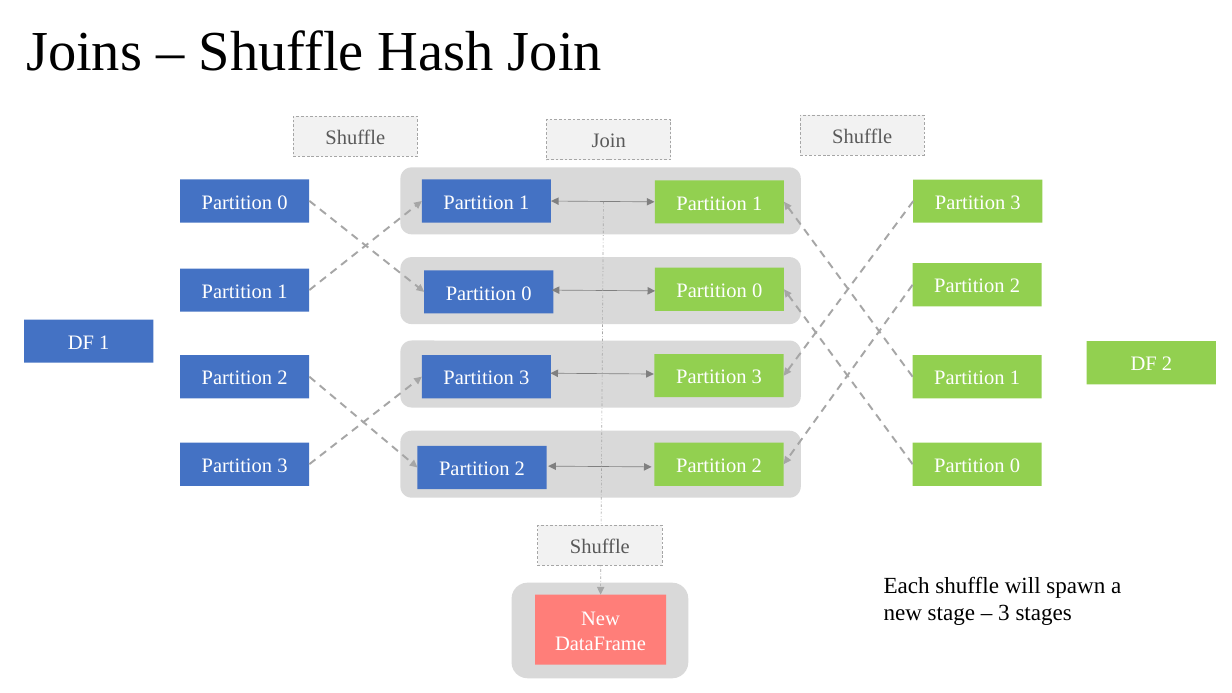
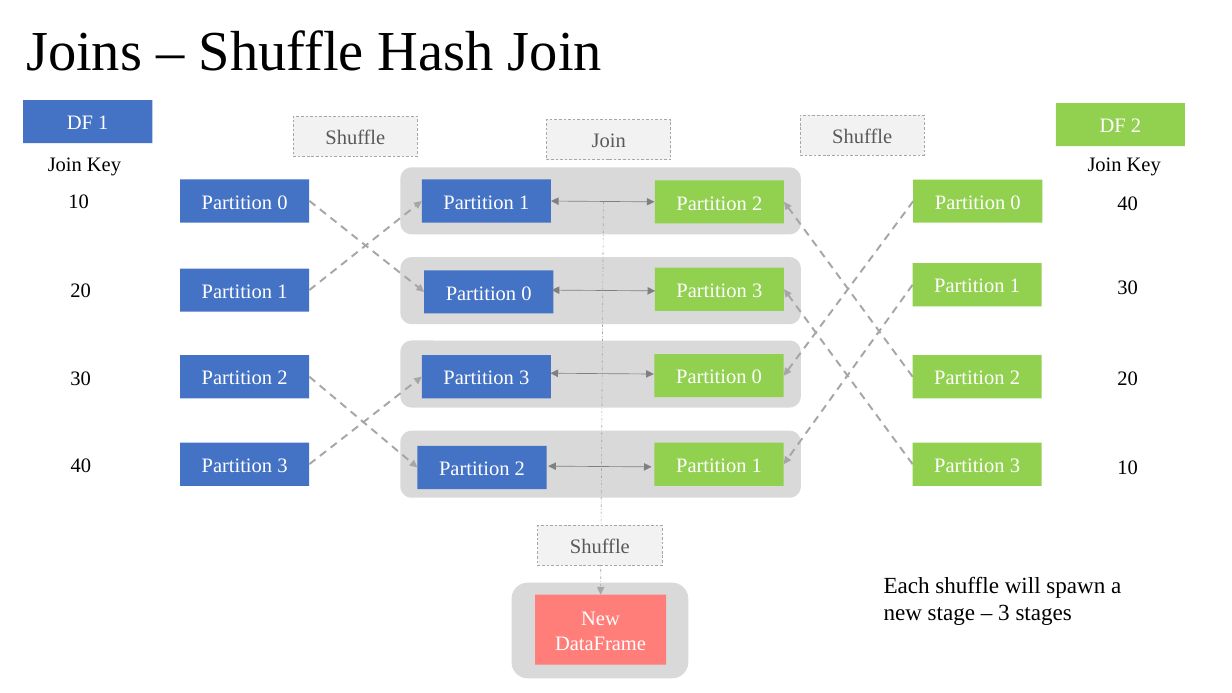
Before and after one commit to deep-cloud2208/PySparkCodes, a slide deck: slide 7 of Partitioning & SparkContext.pptx. Drawn at 1232x693 pixels with LibreOffice and Linux fonts; fonts in the diff are those of the drawing. Boxes give left, top, right and bottom in pixels: in the first picture for what was removed or moved away, otherwise in the second. Text is boxed around its words. In the diff, an @@ line names an element or a change of style, - is before the commit and + after.

```diff
--- a/Partitioning & SparkContext.pptx
+++ b/Partitioning & SparkContext.pptx
@@ rectangle "DF 1": place and size @@
-rectangle "DF 1" at bbox=[24, 320, 153, 363]
+rectangle "DF 1" at bbox=[23, 100, 152, 143]
@@ rectangle "DF 2": place and size @@
-rectangle "DF 2" at bbox=[1087, 341, 1216, 384]
+rectangle "DF 2" at bbox=[1056, 104, 1186, 147]
@@ text added at bbox=[48, 157, 121, 176], 16 pt, text #000000 @@
+Join Key
@@ text added at bbox=[1088, 157, 1161, 176], 16 pt, text #000000 @@
+Join Key
@@ text added at bbox=[68, 194, 88, 209], 16 pt, text #000000 @@
+10
@@ text in rectangle at bbox=[676, 196, 762, 210]: text changed @@
-Partition 1
+Partition 2
@@ text in rectangle at bbox=[935, 195, 1020, 209]: text changed @@
-Partition 3
+Partition 0
@@ text added at bbox=[1117, 196, 1137, 211], 16 pt, text #000000 @@
+40
@@ text added at bbox=[70, 283, 90, 298], 16 pt, text #000000 @@
+20
@@ text in rectangle at bbox=[676, 283, 762, 297]: text changed @@
-Partition 0
+Partition 3
@@ text in rectangle at bbox=[934, 278, 1020, 292]: text changed @@
-Partition 2
+Partition 1
@@ text added at bbox=[1117, 280, 1137, 295], 16 pt, text #000000 @@
+30
@@ text added at bbox=[70, 371, 90, 386], 16 pt, text #000000 @@
+30
@@ text in rectangle at bbox=[676, 369, 762, 383]: text changed @@
-Partition 3
+Partition 0
@@ text in rectangle at bbox=[934, 370, 1020, 384]: text changed @@
-Partition 1
+Partition 2
@@ text added at bbox=[1117, 371, 1137, 386], 16 pt, text #000000 @@
+20
@@ text added at bbox=[71, 458, 91, 473], 16 pt, text #000000 @@
+40
@@ text in rectangle at bbox=[676, 458, 762, 472]: text changed @@
-Partition 2
+Partition 1
@@ text in rectangle at bbox=[934, 458, 1020, 472]: text changed @@
-Partition 0
+Partition 3
@@ text added at bbox=[1117, 460, 1137, 475], 16 pt, text #000000 @@
+10
```
Also in this commit, not shown: 6 other slides changed, 2 other files.
